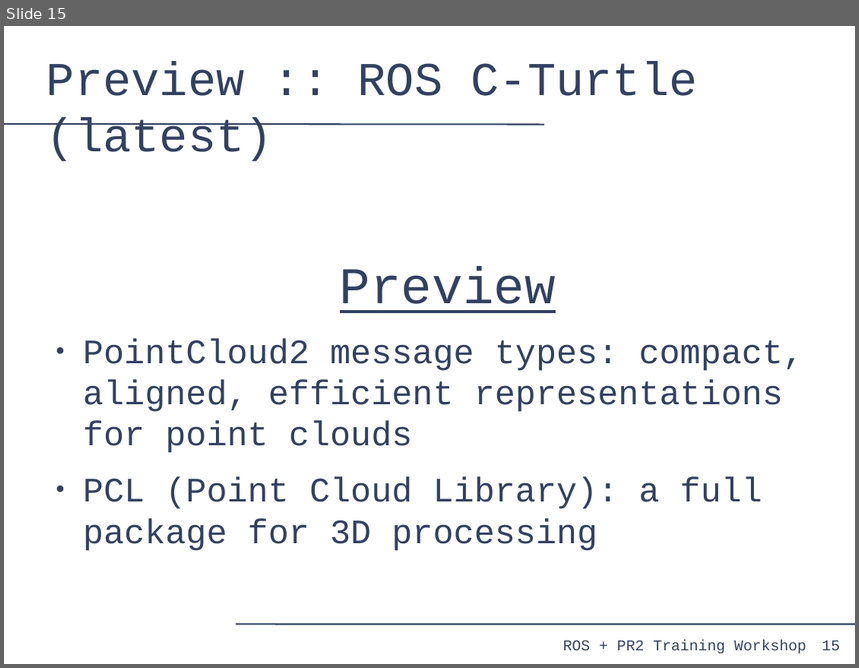
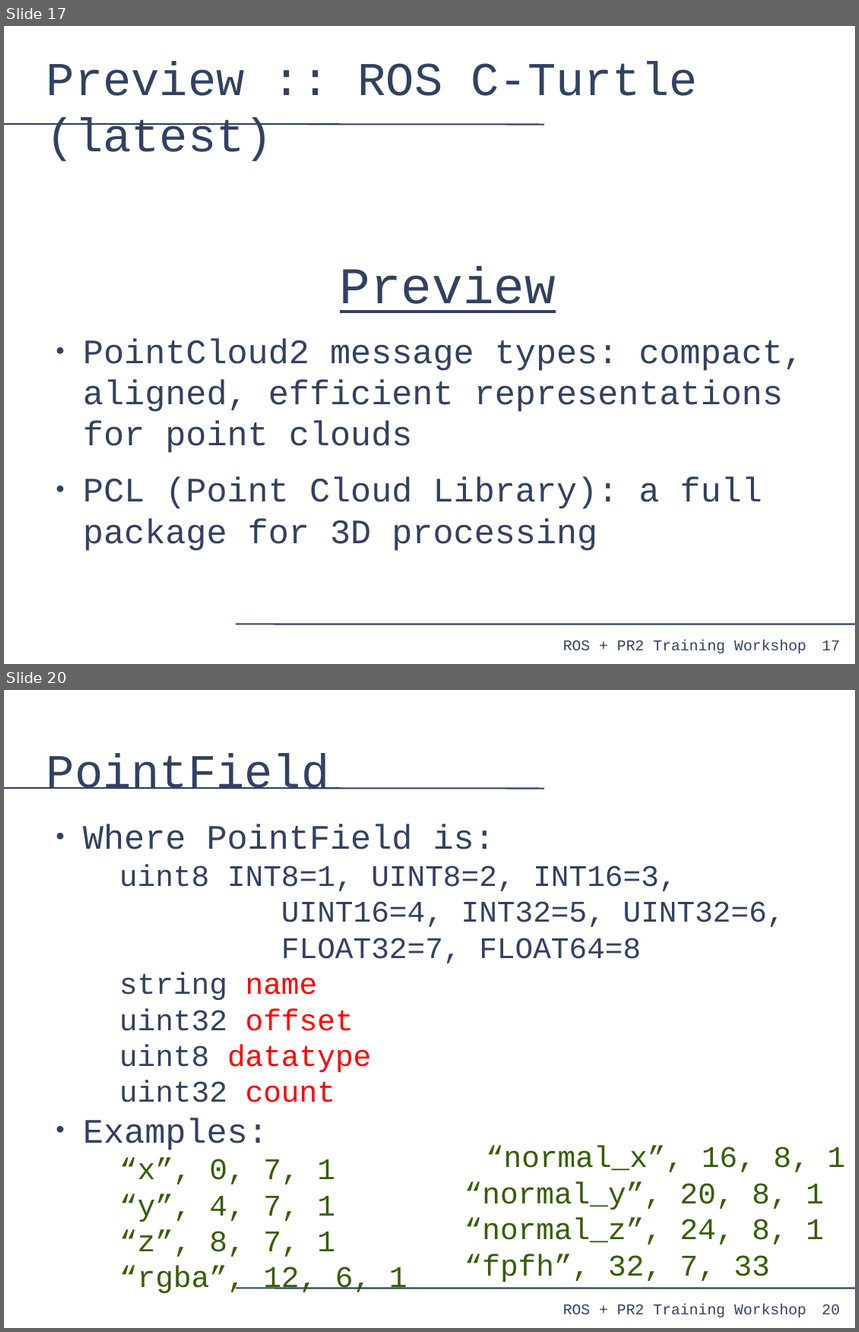
Before and after one commit to PR2/pr2_docs, a slide deck: pr2_training_workshop/processing_laser_data/slides.odp. Shown one above the other, each under a label of ours: slide 15 before the commit, slides 17 and 20 after it; the slides between them are not shown. The pictures are 859x668 and 859x1332 pixels, drawn with LibreOffice and Linux fonts; fonts in the diff are those of the drawing. Boxes give left, top, right and bottom in pixels: in the first picture for what was removed or moved away, otherwise in the second. Text is boxed around its words. In the diff, an @@ line names an element or a change of style, - is before the commit and + after.

```diff
--- a/pr2_training_workshop/processing_laser_data/slides.odp
+++ b/pr2_training_workshop/processing_laser_data/slides.odp
@@ slide 20 added at [4,690,855,1328], background #FFFFFF; not listed: 4 template elements that a slide beside it also shows @@
@@ title added at [47,754,329,790], 44 pt, text #314162 @@
+PointField
@@ text added at [83,825,785,1294], 28 pt, text #314162 @@
+● Where PointField is:
+  uint8 INT8=1, UINT8=2, INT16=3,
+  UINT16=4, INT32=5, UINT32=6,
+  FLOAT32=7, FLOAT64=8
+  string name
+  uint32 offset
+  uint8 datatype
+  uint32 count
+● Examples:
+  “x”, 0, 7, 1
+  “y”, 4, 7, 1
+  “z”, 8, 7, 1
+  “rgba”, 12, 6, 1
@@ text added at [465,1146,846,1283], 28 pt, text #355E00 @@
+“normal_x”, 16, 8, 1
+“normal_y”, 20, 8, 1
+“normal_z”, 24, 8, 1
+“fpfh”, 32, 7, 33
@@ what was slide 15 is now slide 17 @@
@@ page number at [822,641,840,651]: text changed @@
-15
+17
```
Also in this commit, not shown: 6 slides changed, 19 other slides added.
